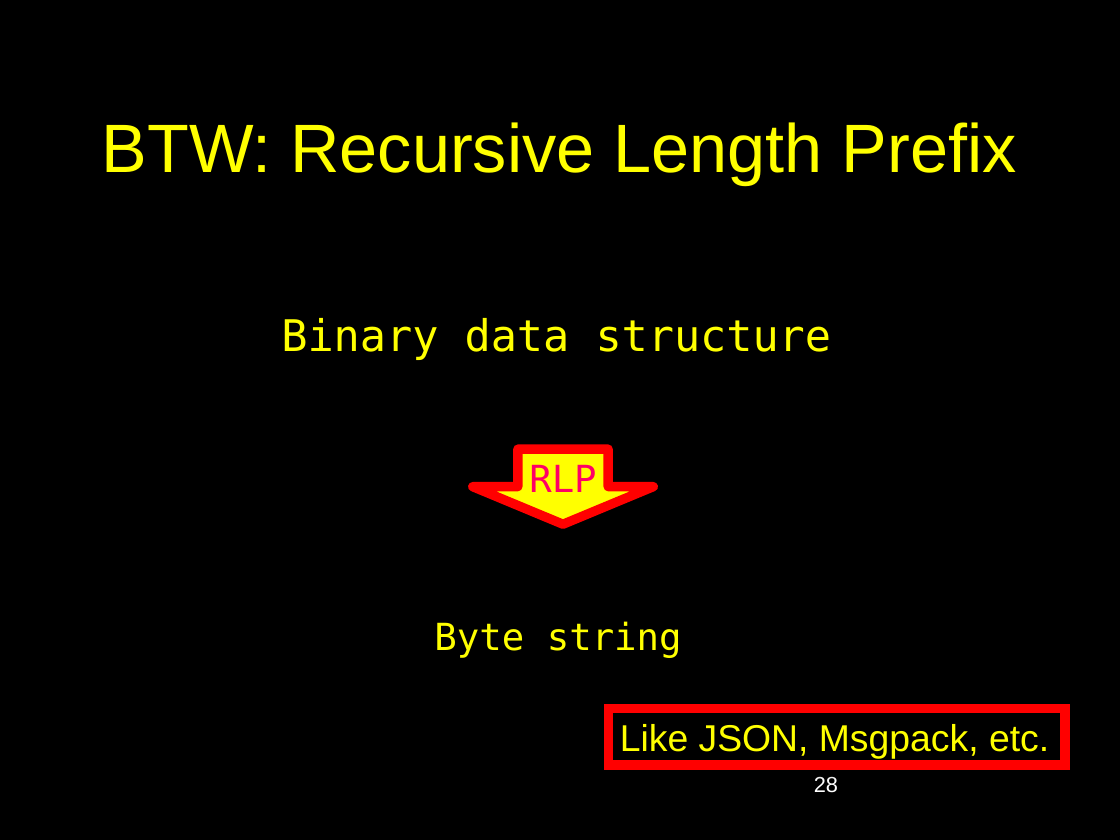
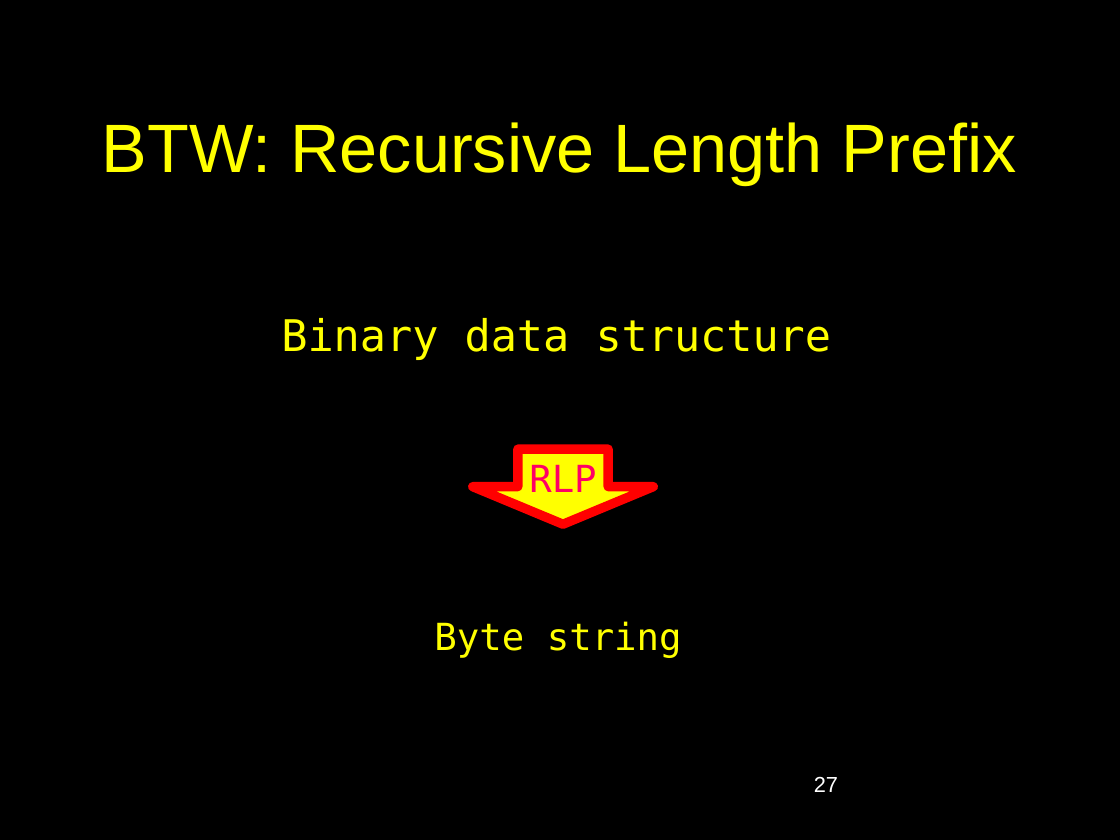
Before and after one commit to jadsmaeil/csci1951l, a slide deck: slide 27 of public/lecture-7-ethereum-data-structures.pptx (slide 28 before the commit). Drawn at 1120x840 pixels with LibreOffice and Linux fonts; fonts in the diff are those of the drawing. Boxes give left, top, right and bottom in pixels: in the first picture for what was removed or moved away, otherwise in the second. Text is boxed around its words. In the diff, an @@ line names an element or a change of style, - is before the commit and + after.

```diff
--- a/public/lecture-7-ethereum-data-structures.pptx
+++ b/public/lecture-7-ethereum-data-structures.pptx
@@ rectangle removed at (609,709,1065,765) @@
-Like JSON, Msgpack, etc.
@@ page number at (814,776,838,792): text changed @@
-28
+27
```
Also in this commit, not shown: 9 other slides changed, 1 slide removed, 9 other files.
